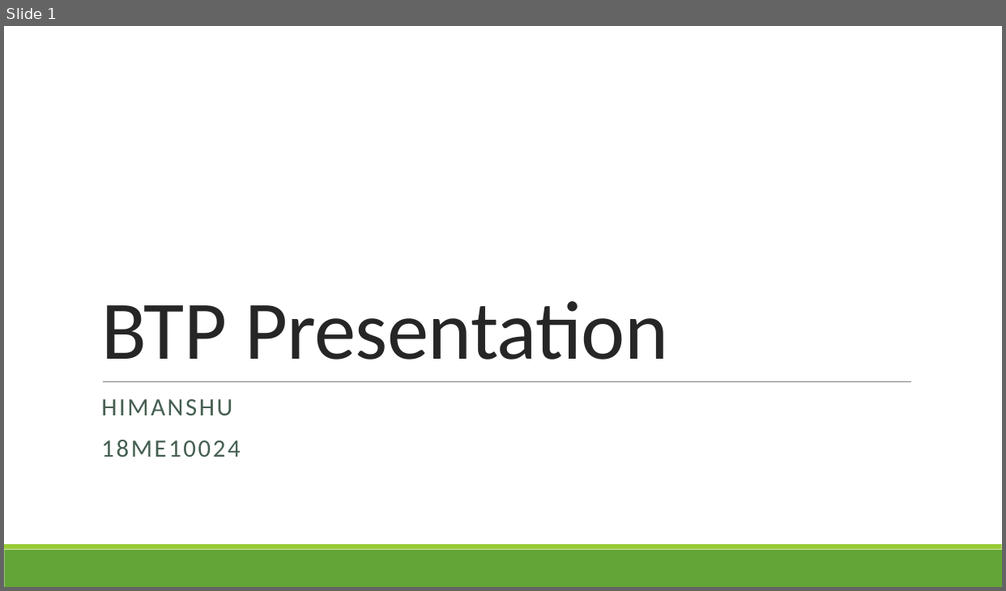
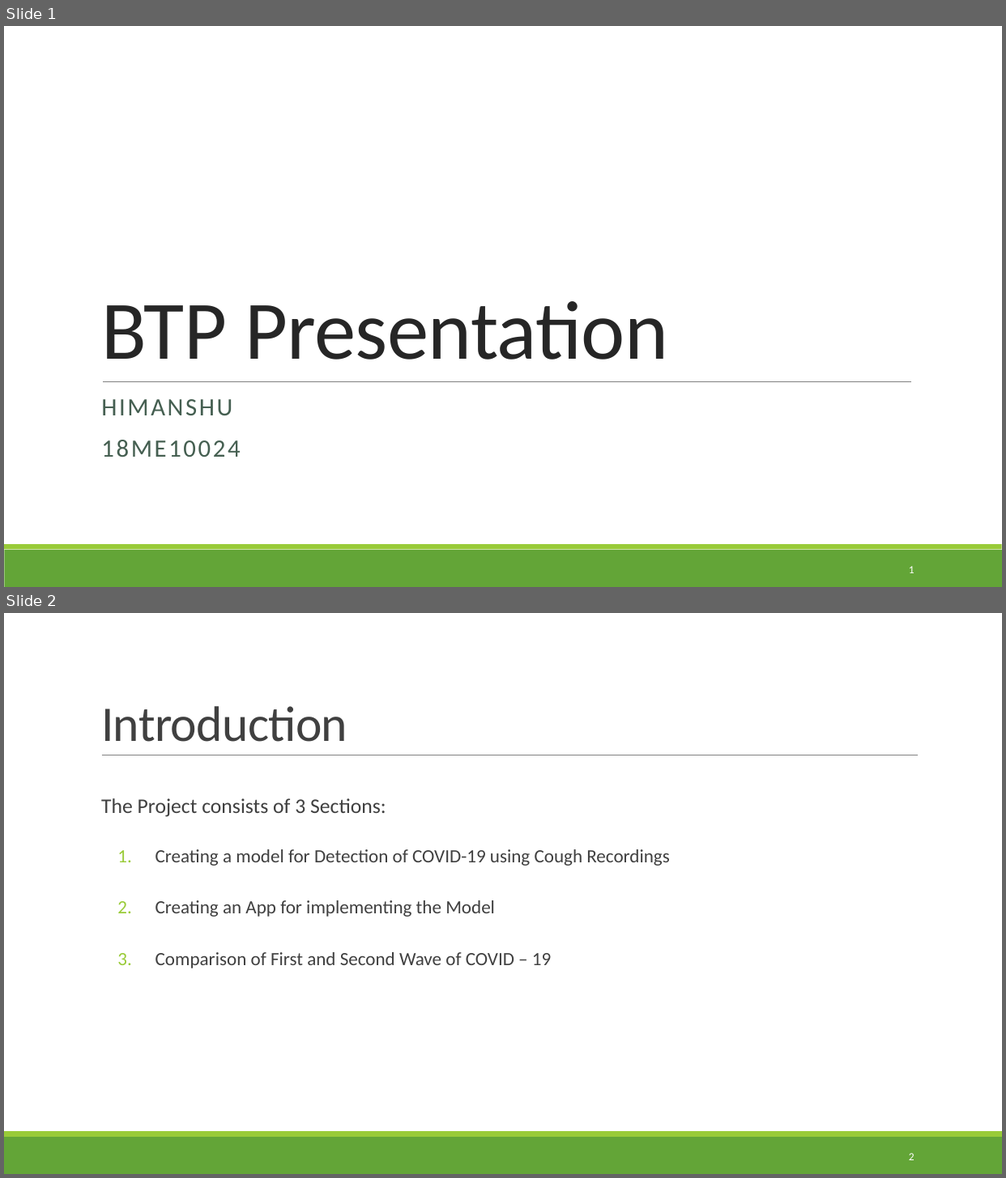
Before and after one commit to HimanshuKGP007/COV_Project, a slide deck: BTP_Files/PPT/BTP Presentation.pptx. Shown one above the other, each under a label of ours: slide 1 before the commit, slides 1 and 2 after it. The pictures are 1006x591 and 1006x1178 pixels, drawn with LibreOffice and Linux fonts; fonts in the diff are those of the drawing. Boxes give left, top, right and bottom in pixels: in the first picture for what was removed or moved away, otherwise in the second. Text is boxed around its words. In the diff, an @@ line names an element or a change of style, - is before the commit and + after.

```diff
--- a/BTP_Files/PPT/BTP Presentation.pptx
+++ b/BTP_Files/PPT/BTP Presentation.pptx
@@ slide 2 added at box(4, 613, 1002, 1174), background #FFFFFF; not listed: 2 template elements that a slide beside it also shows @@
@@ title added at box(101, 706, 347, 742), 48 pt, text #404040 @@
+Introduction
@@ line added from (102, 756) to (918, 756), #808080 0.5 pt @@
@@ text added at box(101, 798, 669, 969), 18 pt, text #404040 @@
+  The Project consists of 3 Sections:
+  1. Creating a model for Detection of COVID-19 using Cough Recordings
+  2. Creating an App for implementing the Model
+  3. Comparison of First and Second Wave of COVID – 19
@@ page number added at box(909, 1153, 914, 1161), 10.5 pt, text #FFFFFF @@
+2
@@ slide 1 changed as well @@
@@ page number added at box(909, 566, 914, 574), 10.5 pt, text #FFFFFF @@
+1
```
Also in this commit, not shown: 1 other slide changed, 10 other slides added, 3 slides removed, 2 other files.
